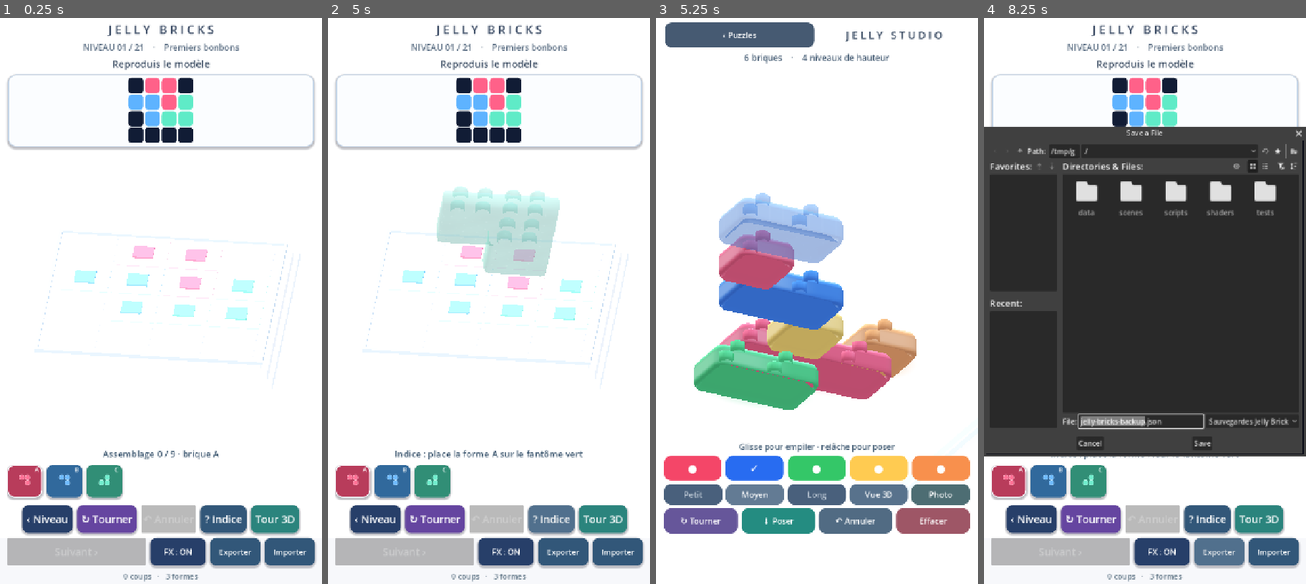
Above: before the commit, frames 1-4 (left to right).
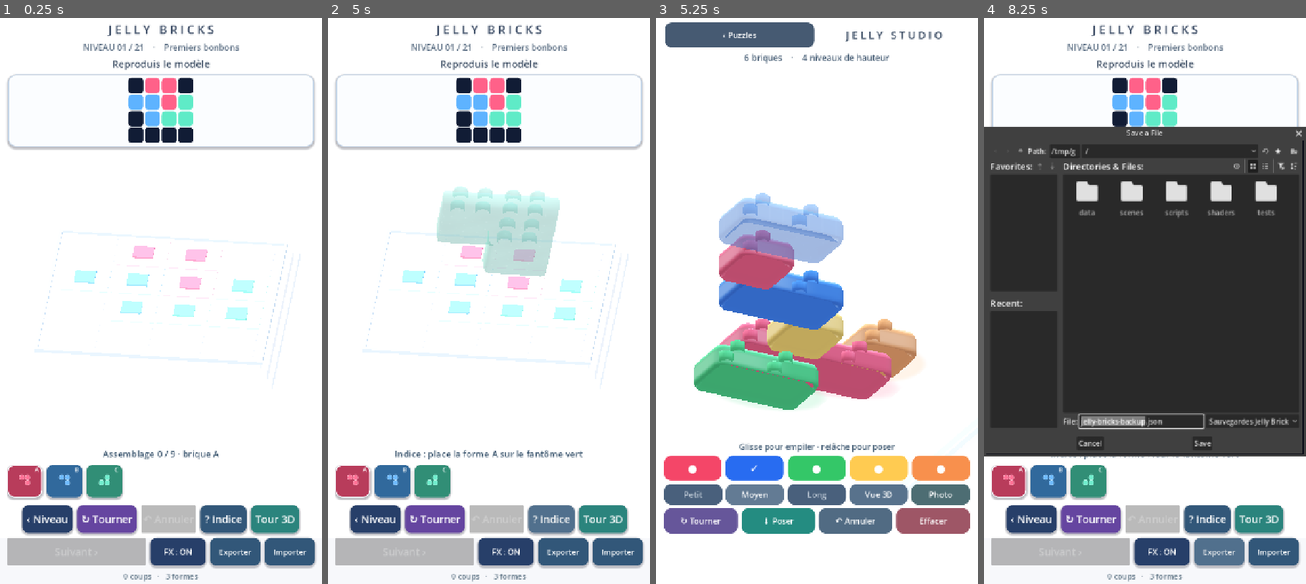
Above: after the commit, the same moments.

Repository: dbrckk/Jelly-bricks
Game: Godot game, scene res://scenes/main.tscn
Two runs of this game, one before a commit and one after it. Both use one fixed random seed, a clock stepped at 60 frames per second and the inputs below.
Inputs (mouse positions are in pixels of both pictures, inside the frame that each line leads up to):
- Up to frame 1 (0.25 s): no input
- Up to frame 2 (5 s): click (353, 482) at 0.52 s; click (392, 482) at 1.27 s; click (431, 482) at 2.02 s; click "‹ Niveau" at 2.75 s; click "↻ Tourner" at 3.5 s; click "? Indice" at 4.25 s
- Up to frame 3 (5.25 s): click "Tour 3D" at 5 s
- Up to frame 4 (8.25 s): click "‹ Puzzles" at 5.75 s; click "FX : ON" at 6.5 s; click "FX : OFF" at 7.25 s; click "Exporter" at 8 s

Frames 1-2 are identical in both runs. In frame 3, less than 0.1% of the frame differs, in the area x 43-72%, y 64-69%; in frame 4, 0.8%, in the area x 1-98%, y 22-76%.

Commit message:
feat(android): tint studio floors with pooled gel light transmission in 0.9.55
* feat(graphics): pooled tinted Jelly light transmission with focused meniscus crescent and squared-radius shading

* feat(gallery): enhance grounded gel caustics only in product-photo mode without extra GPU draws

* test(godot): verify pooled color-transmission strengths and reversible gallery-only caustics

* build(android): 0.9.55/52 debug APK and Play release AAB version alignment

* docs(android): preserve enhanced ground transmission optical model and single-batch GPU budget

Diff:
--- a/native-godot/scripts/stack_mode.gd
+++ b/native-godot/scripts/stack_mode.gd
@@ -202,6 +202,9 @@
     caustic_batch.multimesh = caustic_instances
     var caustic_paint := ShaderMaterial.new()
     caustic_paint.shader = preload("res://shaders/studio_caustics.gdshader")
+    # Match subdued construction light and richer photographic caustics.
+    # There is still only ONE persistent instanced light-transmission draw.
+    caustic_paint.set_shader_parameter("transmission_energy", .74)
     caustic_batch.material_override = caustic_paint
     caustic_batch.cast_shadow = GeometryInstance3D.SHADOW_CASTING_SETTING_OFF
     scene_root.add_child(caustic_batch)
@@ -524,6 +527,9 @@
     # This is one already-shared ShaderMaterial, never an extra draw call.
     contact_material.set_shader_parameter("strength",
         .44 if enabled else .35)
+    var caustic_paint: ShaderMaterial = caustic_batch.material_override
+    caustic_paint.set_shader_parameter("transmission_energy",
+        1.0 if enabled else .74)
     if enabled:
         photo_floor_before = cyclorama.position.y
         cyclorama.position.y = -.30
--- a/native-godot/shaders/studio_caustics.gdshader
+++ b/native-godot/shaders/studio_caustics.gdshader
@@ -1,17 +1,32 @@
 shader_type spatial;
 render_mode unshaded, blend_mix, depth_draw_never, cull_disabled;
 
-// One pooled MultiMesh projects muted colored transmission below all
-// ground-contact Jelly bricks. UV radial math only: no textures, lights,
-// depth/screen reads, extra physics or per-brick scene nodes.
+// Transmitted color on the WHITE studio floor, not a glowing outline
+// attached to the brick. This material remains a single MultiMesh draw
+// for ALL ground Jelly pieces (including the photographed 9-tier tower).
+// Artist-controlled optical density; regular editor stays subtle, while
+// the full-screen photography mode reveals the transmitted gel pigment.
+uniform float transmission_energy : hint_range(0.0, 1.0) = 0.74;
+
 void fragment() {
     vec2 p = (UV - vec2(0.5)) * 2.0;
-    float radius = length(p);
-    float soft_core = 1.0 - smoothstep(0.18, 0.90, radius);
-    float refraction_ring = smoothstep(0.27, 0.43, radius) *
-        (1.0 - smoothstep(0.61, 0.88, radius));
-    ALBEDO = mix(COLOR.rgb, vec3(1.0), 0.17);
-    // Restrained pigmentation: the white packshot stays clean.
-    ALPHA = clamp((soft_core * 0.085 +
-        refraction_ring * 0.135) * COLOR.a, 0.0, 0.22);
+    // Squared distance avoids sqrt() on every fragment of every plane.
+    float radius2 = dot(p, p);
+    float dyed_core = 1.0 - smoothstep(0.035, 0.40, radius2);
+    // A soft displaced peripheral crescent imitates the focused light
+    // path through the rounded meniscus of a real candy block. The
+    // existing MultiMesh scale stretches it to the TRUE block footprint.
+    vec2 focus = p + vec2(-0.12, 0.08);
+    float focused_radius2 = dot(focus, focus);
+    float refracted_edge = smoothstep(0.16, 0.32, focused_radius2) *
+        (1.0 - smoothstep(0.56, 0.91, focused_radius2));
+    // The two-sided gradient avoids a stamped concentric perfect circle.
+    float asymmetric_focus = clamp(0.91 + p.x * 0.15 -
+        p.y * 0.09, 0.65, 1.10);
+    ALBEDO = mix(COLOR.rgb, vec3(1.0), 0.06);
+    // Low-opacity red/green/blue/yellow transmitted light. Never produce
+    // near-opaque saturated blotches on a clean Android product scene.
+    ALPHA = clamp((dyed_core * 0.145 +
+        refracted_edge * 0.255 * asymmetric_focus) *
+        transmission_energy * COLOR.a, 0.0, 0.34);
 }
--- a/native-godot/tests/validate.gd
+++ b/native-godot/tests/validate.gd
@@ -57,6 +57,12 @@
         return
     if studio.get_node("CandyStackStage/CandyLightTransmission") != caustic:
         push_error("The floor caustic resource is duplicated or detached")
+        quit(1)
+        return
+    var caustic_paint: ShaderMaterial = caustic.material_override
+    if absf(float(caustic_paint.get_shader_parameter("transmission_energy")) -
+            .74) > .001:
+        push_error("Real-time construction Jelly lost its low-cost ground pigmentation")
         quit(1)
         return
     # The stacking bars now have original rounded single-body geometry,
@@ -461,6 +467,11 @@
         push_error("Photo gallery must combine real shadowing with visible soft ground contact")
         quit(1)
         return
+    if absf(float(caustic_paint.get_shader_parameter("transmission_energy")) -
+            1.0) > .001:
+        push_error("The photo gallery failed to enhance actual transmitted Jelly color")
+        quit(1)
+        return
     # Lower eye angle and more focused frame are deliberate art direction:
     # otherwise the photo mode shows mainly brick crowns, unlike the
     # glossy rectangular sidewalls in the supplied Jelly Bricks video.
@@ -781,6 +792,11 @@
             or studio.caustic_batch.multimesh.instance_count != 3 \
             or JSON.stringify(studio.bricks) != personal_arrangement:
         push_error("Exiting demo Photo leaked preview meshes or lost personal bricks")
+        quit(1)
+        return
+    if absf(float(caustic_paint.get_shader_parameter("transmission_energy")) -
+            .74) > .001:
+        push_error("Gallery caustic intensity leaked into normal mobile play")
         quit(1)
         return
     print("TEST: validated 9-floor demo, personal build untouched, reversible photo gallery")
Not shown, changed: native-godot/export_presets.cfg
Not shown, changed: native-godot/README.md
